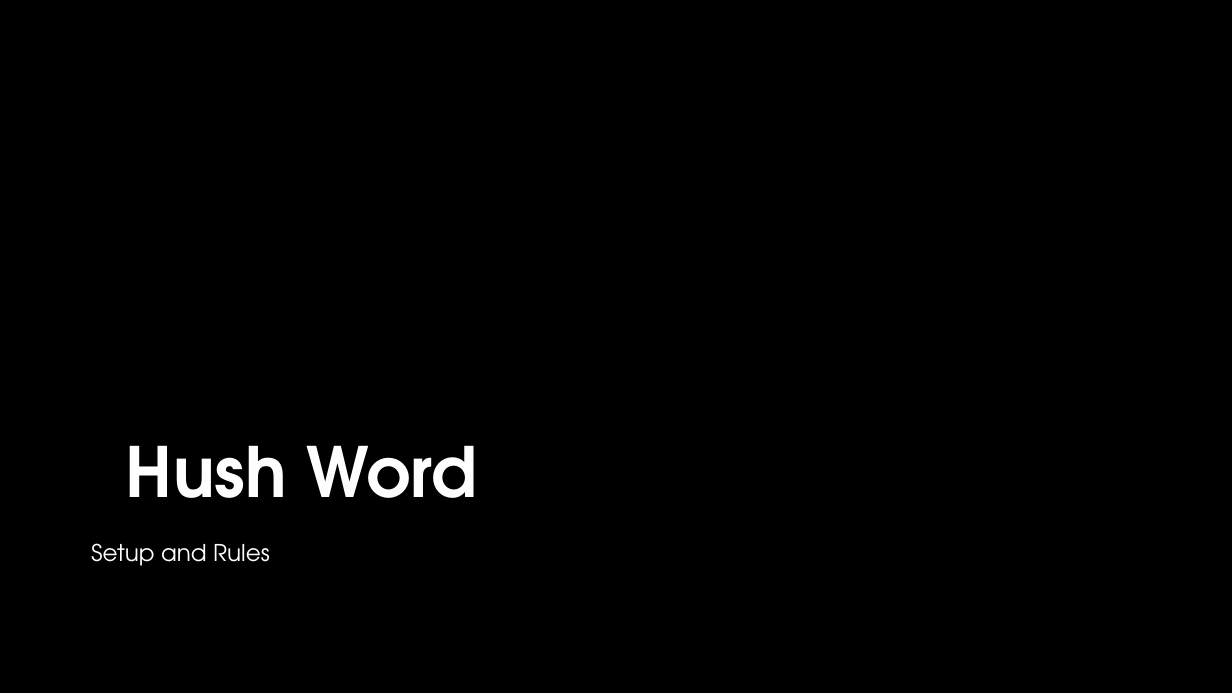
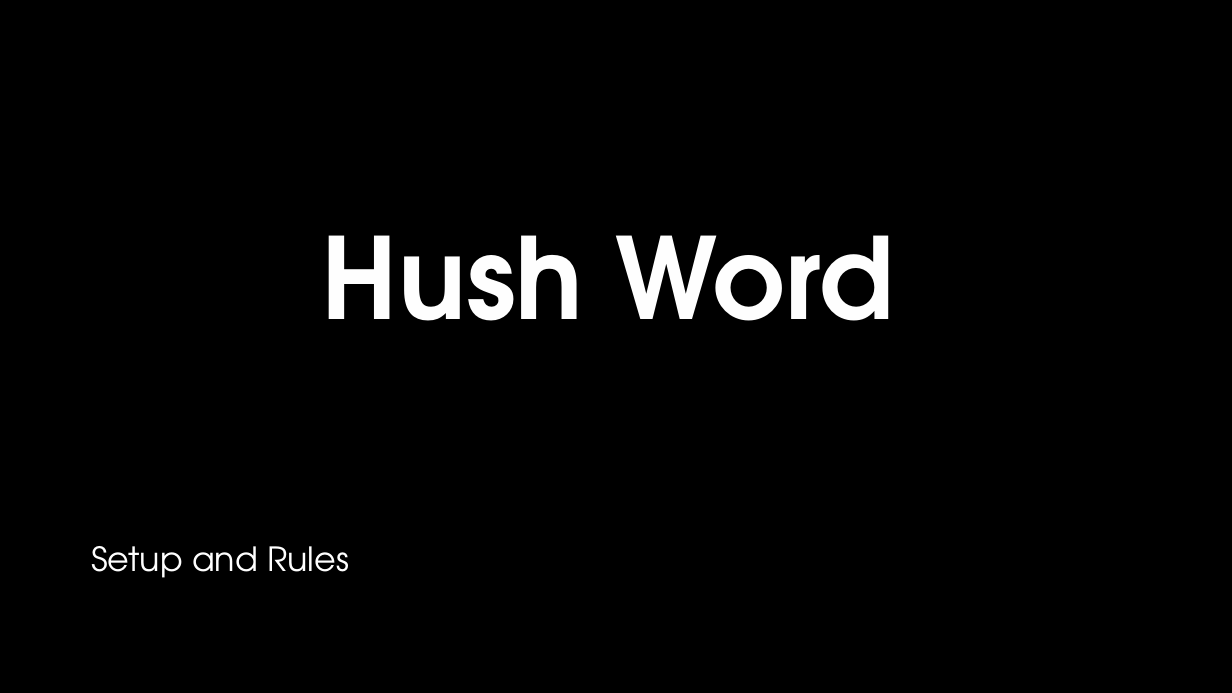
Before and after one commit to brlumar/hush_word, a slide deck: slide 1 of how to play.pptx. Drawn at 1232x693 pixels with LibreOffice and Linux fonts; fonts in the diff are those of the drawing; background and template pictures are left out. Boxes give left, top, right and bottom in pixels: in the first picture for what was removed or moved away, otherwise in the second. Text is boxed around its words. In the diff, an @@ line names an element or a change of style, - is before the commit and + after.

```diff
--- a/how to play.pptx
+++ b/how to play.pptx
@@ title "Hush Word": place and size @@
-title "Hush Word" at (126, 445, 477, 498)
+title "Hush Word" at (322, 235, 894, 321)
@@ title "Hush Word" at (322, 235, 894, 321): size 54 to 88 pt @@
@@ subtitle "Setup and Rules" at (91, 546, 349, 578): size 18 to 26 pt; more space between paragraphs @@
```
Also in this commit, not shown: 3 other slides changed, 1 slide added, 6 other files.
